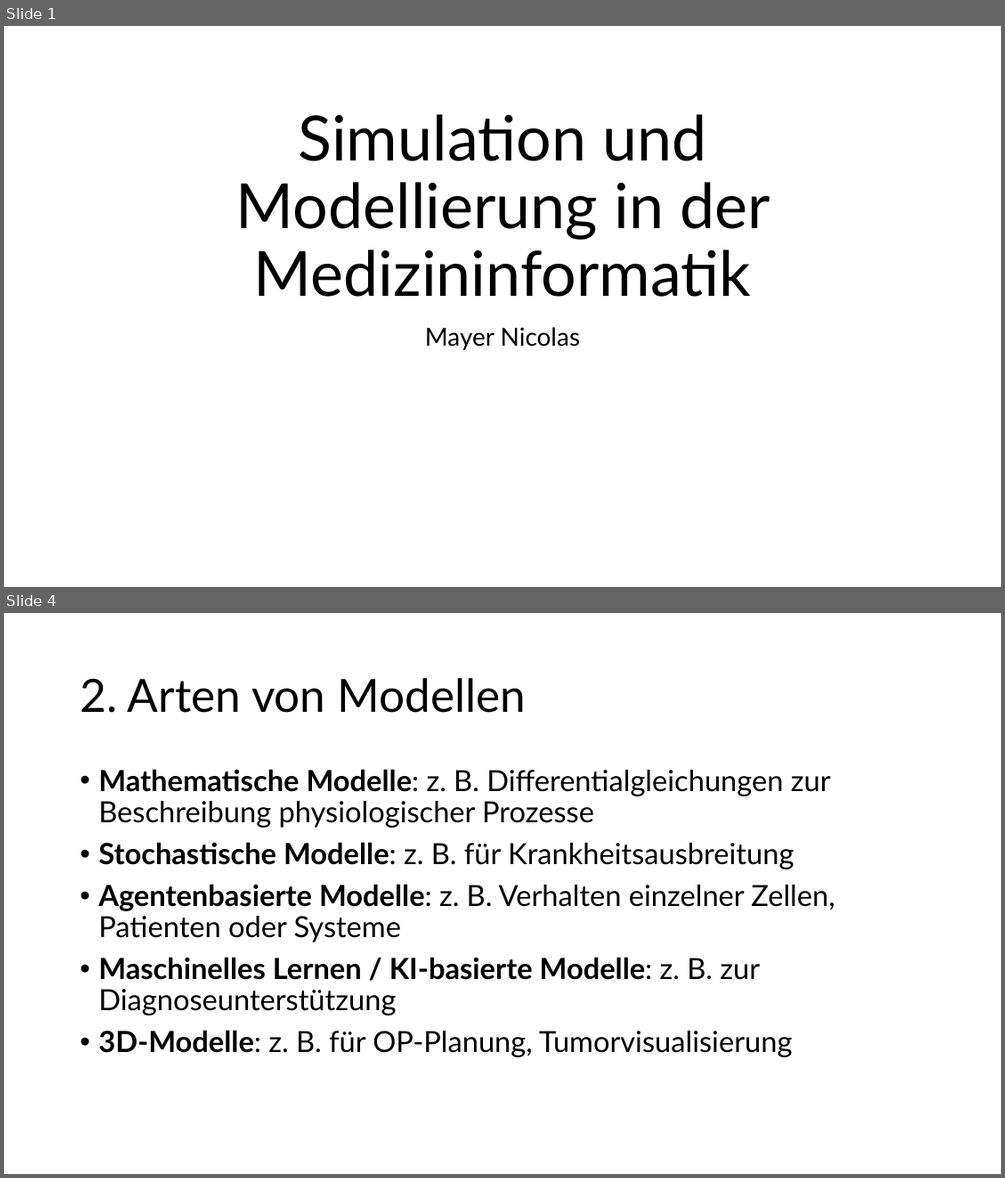
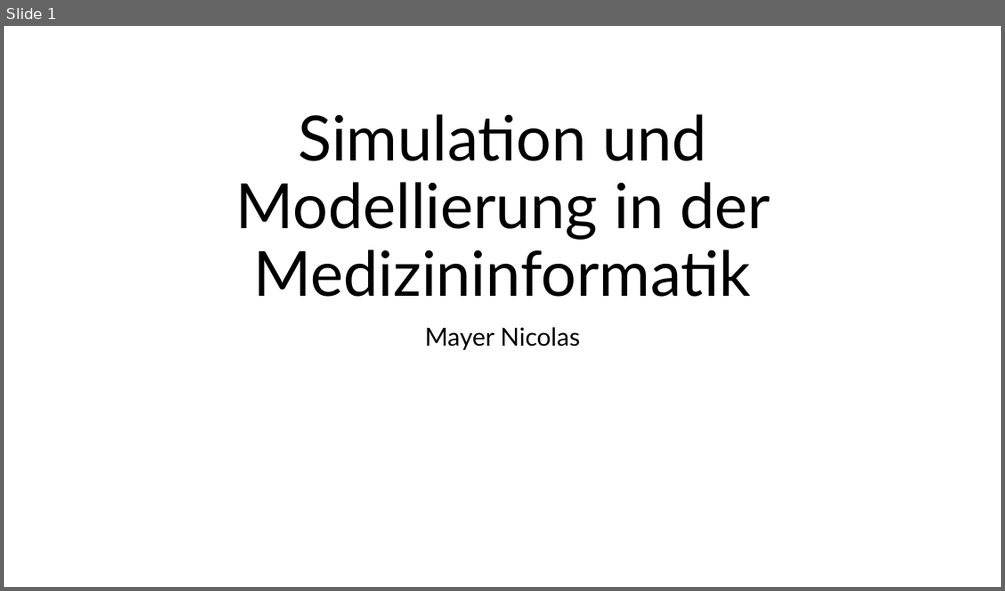
Before and after one commit to w0fl/w0fl, a slide deck: Simulation und Modellierung in der Medizininformatik.pptx. Shown one above the other, each under a label of ours: slides 1 and 4 before the commit, slide 1 after it; the slides between them are not shown. The pictures are 1005x1178 and 1005x591 pixels, drawn with LibreOffice and Linux fonts; fonts in the diff are those of the drawing. Boxes give left, top, right and bottom in pixels: in the first picture for what was removed or moved away, otherwise in the second. Text is boxed around its words. In the diff, an @@ line names an element or a change of style, - is before the commit and + after.

```diff
--- a/Simulation und Modellierung in der Medizininformatik.pptx
+++ b/Simulation und Modellierung in der Medizininformatik.pptx
@@ slide 4 removed at [4, 613, 1001, 1174], background #FFFFFF @@
@@ title removed at [80, 678, 526, 713] @@
-2. Arten von Modellen
@@ text removed at [98, 769, 834, 1057] @@
-• Mathematische Modelle: z. B. Differentialgleichungen zur Beschreibung physiologischer Prozesse
-• Stochastische Modelle: z. B. für Krankheitsausbreitung
-• Agentenbasierte Modelle: z. B. Verhalten einzelner Zellen, Patienten oder Systeme
-• Maschinelles Lernen / KI-basierte Modelle: z. B. zur Diagnoseunterstützung
-• 3D-Modelle: z. B. für OP-Planung, Tumorvisualisierung
```
Also in this commit, not shown: 5 slides changed, 13 slides added, 3 other slides removed.
